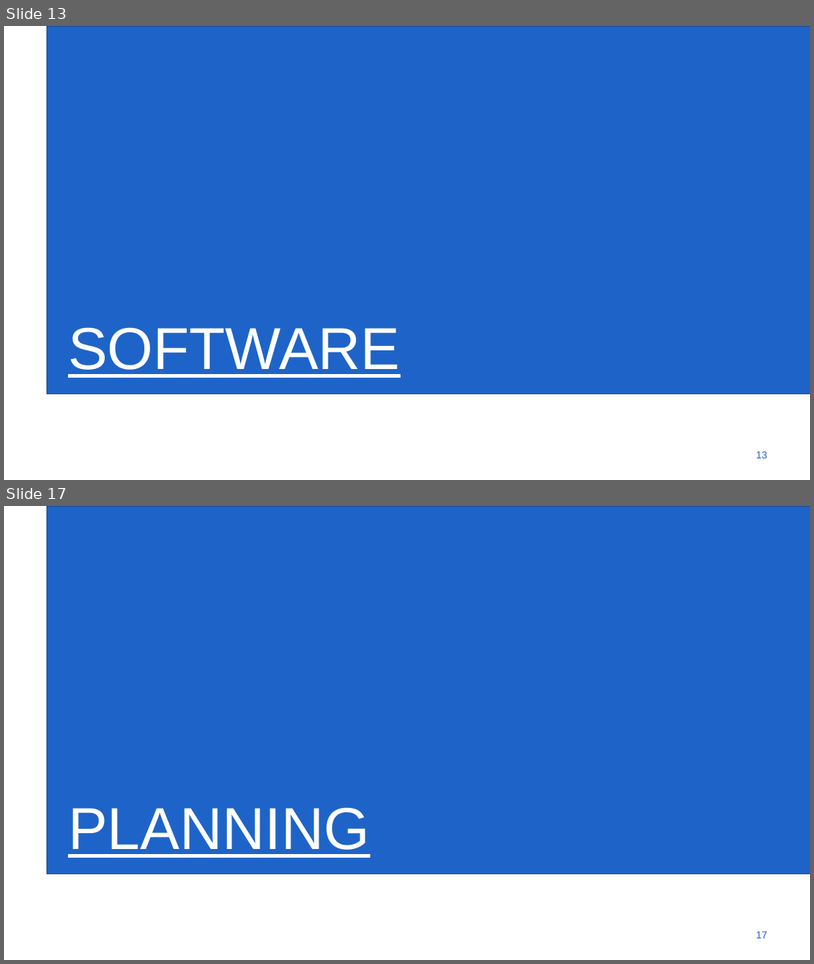
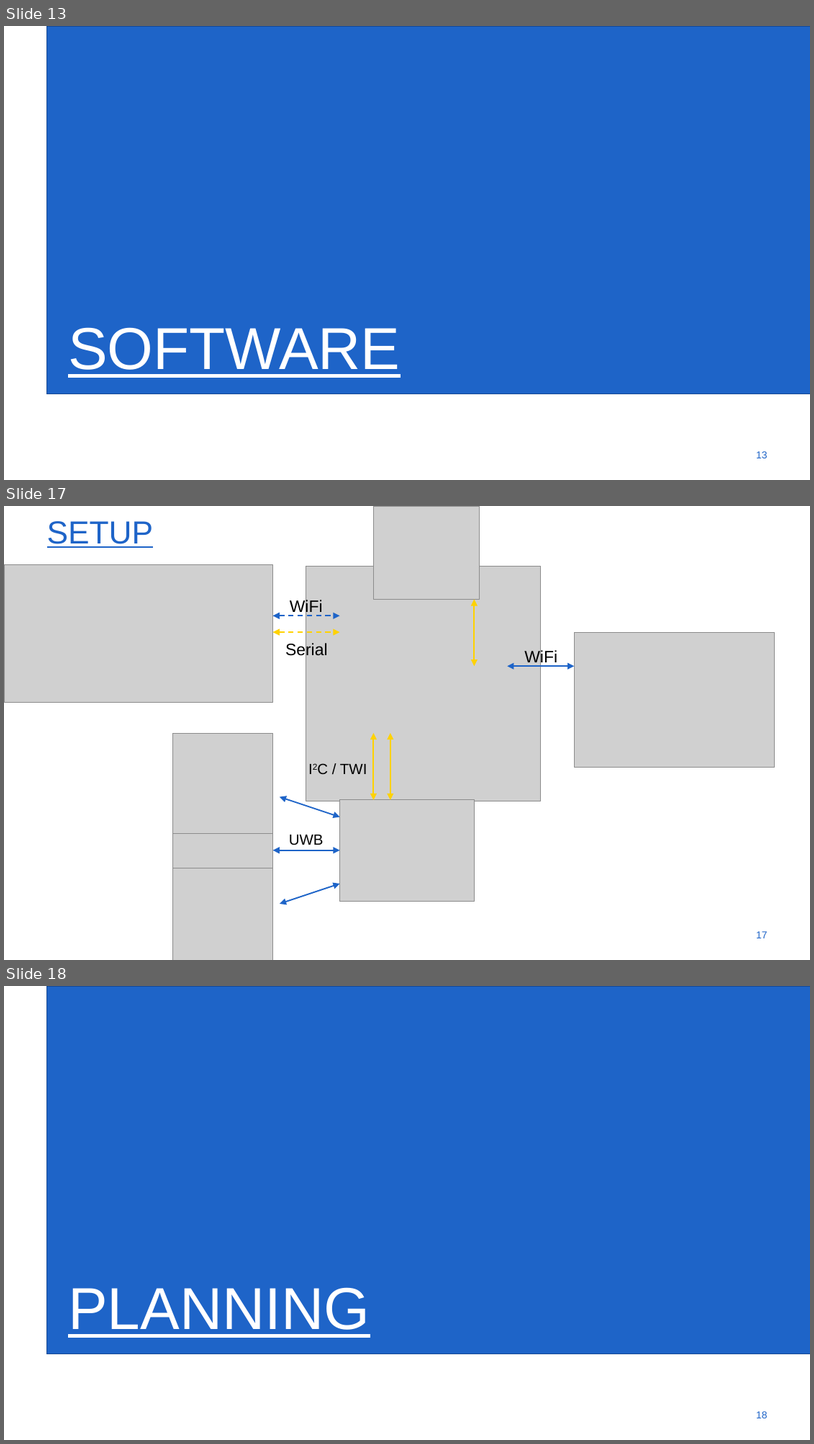
Before and after one commit to gartangh/Cross-Curricular-Project, a slide deck: VOP_Voorraadbeheer_Presentatie_1.pptx. Shown one above the other, each under a label of ours: slides 13 and 17 before the commit, slides 13, 17 and 18 after it; the slides between them are not shown. The pictures are 814x964 and 814x1444 pixels, drawn with LibreOffice and Linux fonts; fonts in the diff are those of the drawing; grey boxes stand for pictures; background and template pictures are left out. Boxes give left, top, right and bottom in pixels: in the first picture for what was removed or moved away, otherwise in the second. Text is boxed around its words. In the diff, an @@ line names an element or a change of style, - is before the commit and + after.

```diff
--- a/VOP_Voorraadbeheer_Presentatie_1.pptx
+++ b/VOP_Voorraadbeheer_Presentatie_1.pptx
@@ slide 17 added at box(4, 506, 810, 960), background #FFFFFF @@
@@ title added at box(47, 521, 154, 548), 54 pt, text #1E64C8, underline @@
+SETUP
@@ picture added at box(373, 506, 480, 599) @@
@@ picture added at box(4, 565, 273, 702) @@
@@ picture added at box(306, 566, 540, 800) @@
@@ text added at box(290, 599, 323, 616), 28 pt, text #000000 @@
+WiFi
@@ double arrow added from (474, 599) to (474, 666), #FFD200 2.25 pt @@
@@ double arrow added from (273, 615) to (340, 615), #1E64C8 2.25 pt dashed @@
@@ double arrow added from (273, 632) to (340, 632), #FFD200 2.25 pt dashed @@
@@ picture added at box(574, 633, 774, 767) @@
@@ text added at box(286, 641, 328, 659), 28 pt, text #000000 @@
+Serial
@@ text added at box(525, 649, 558, 666), 28 pt, text #000000 @@
+WiFi
@@ double arrow added from (507, 666) to (574, 666), #1E64C8 2.25 pt @@
@@ picture added at box(173, 733, 273, 833) @@
@@ double arrow added from (373, 733) to (373, 800), #FFD200 2.25 pt @@
@@ double arrow added from (391, 733) to (391, 800), #FFD200 2.25 pt @@
@@ text added at box(340, 764, 368, 774), 25 pt, text #000000 @@
+I2C / TWI
@@ picture added at box(173, 800, 273, 901) @@
@@ double arrow added from (280, 796) to (340, 817), #1E64C8 2.25 pt @@
@@ picture added at box(340, 800, 474, 901) @@
@@ double arrow added from (273, 850) to (340, 850), #1E64C8 2.25 pt @@
@@ text added at box(289, 834, 324, 845), 25 pt, text #000000 @@
+UWB
@@ picture added at box(173, 867, 273, 960) @@
@@ double arrow added from (280, 903) to (340, 883), #1E64C8 2.25 pt @@
@@ page number added at box(756, 931, 768, 938), 17.1 pt, text #1E64C8 @@
+17
@@ what was slide 17 is now slide 18 @@
@@ page number at box(756, 1411, 768, 1418): text changed @@
-17
+18
```
Also in this commit, not shown: 9 slides changed, 4 other slides added, 4 slides removed.
